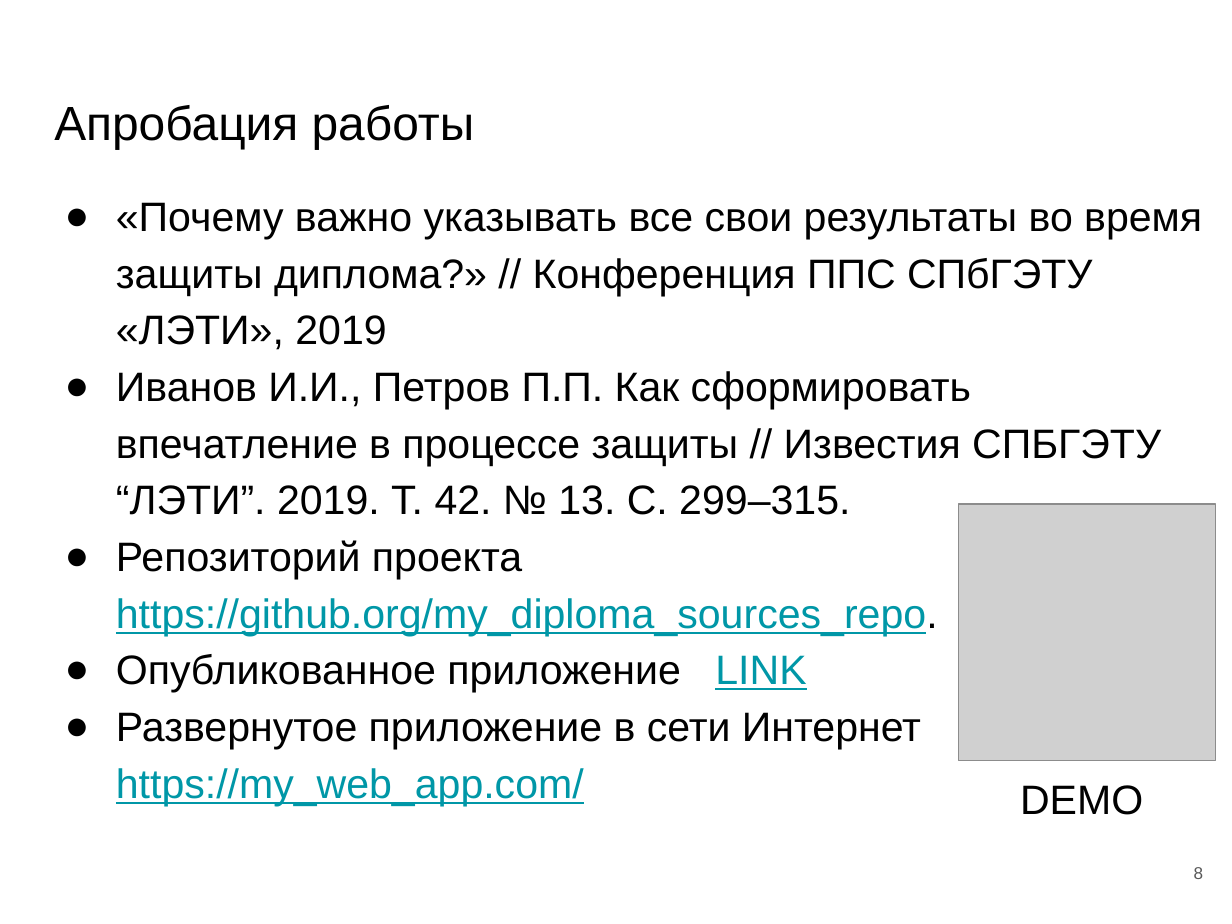
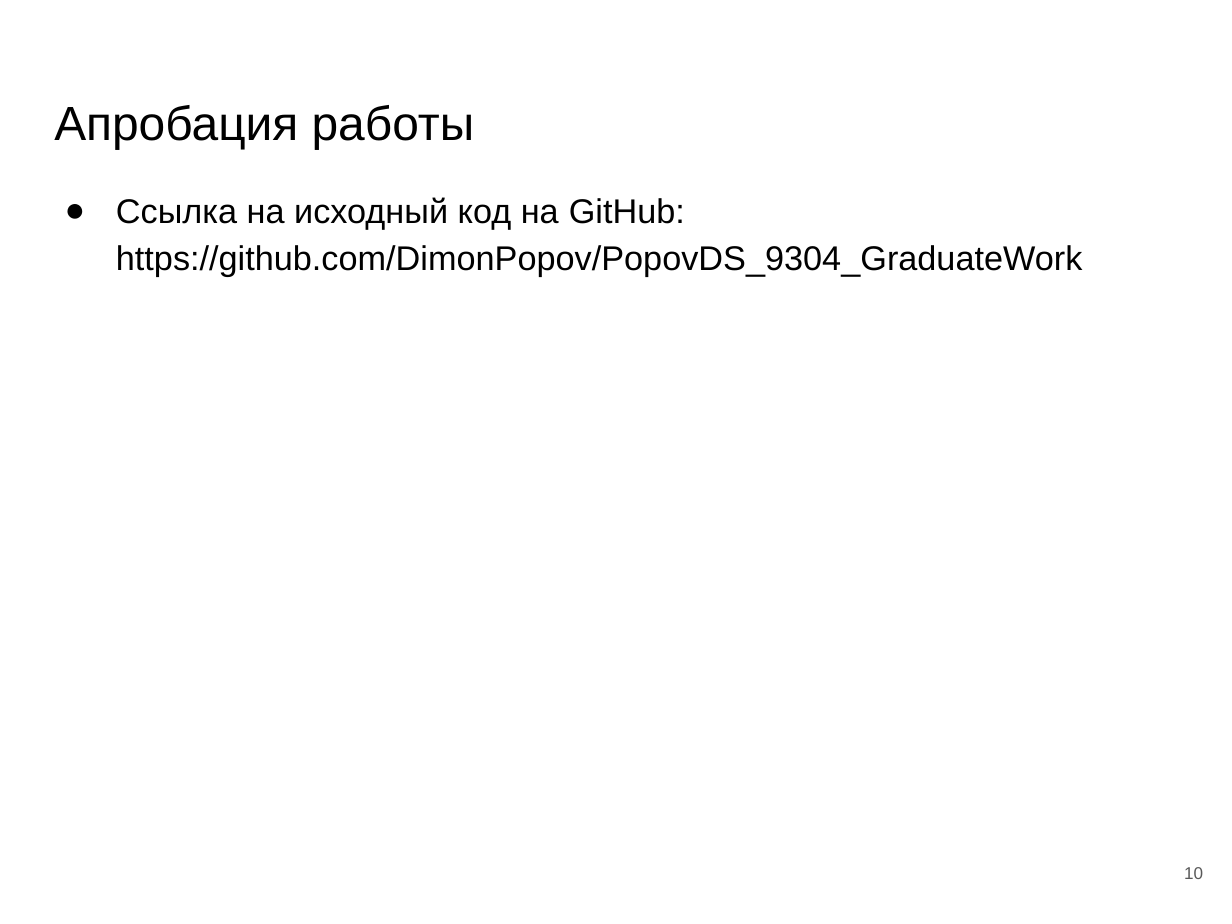
Before and after one commit to DimonPopov/PopovDS_9304_GraduateWork, a slide deck: slide 10 of paper/Презентация_защита.pptx (slide 8 before the commit). Drawn at 1232x924 pixels with LibreOffice and Linux fonts; fonts in the diff are those of the drawing; grey boxes stand for pictures. Boxes give left, top, right and bottom in pixels: in the first picture for what was removed or moved away, otherwise in the second. Text is boxed around its words. In the diff, an @@ line names an element or a change of style, - is before the commit and + after.

```diff
--- a/paper/Презентация_защита.pptx
+++ b/paper/Презентация_защита.pptx
@@ text at (x1=116, y1=197, x2=1083, y2=277): text changed; size 24 to 20 pt @@
-● «Почему важно указывать все свои результаты во время защиты диплома?» // Конференция ППС СПбГЭТУ «ЛЭТИ», 2019
-● Иванов И.И., Петров П.П. Как сформировать впечатление в процессе защиты // Известия СПБГЭТУ “ЛЭТИ”. 2019. Т. 42. № 13. С. 299–315.
-● Репозиторий проекта https://github.org/my_diploma_sources_repo.
-● Опубликованное приложение LINK
-● Развернутое приложение в сети Интернет https://my_web_app.com/
+● Ссылка на исходный код на GitHub: https://github.com/DimonPopov/PopovDS_9304_GraduateWork
@@ picture removed at (x1=958, y1=504, x2=1215, y2=760) @@
@@ text removed at (x1=1020, y1=785, x2=1143, y2=815) @@
-DEMO
@@ page number at (x1=1184, y1=867, x2=1203, y2=879): text changed @@
-8
+10
```
Also in this commit, not shown: 3 other slides changed, 6 slides added, 6 slides removed, 1 other file.
